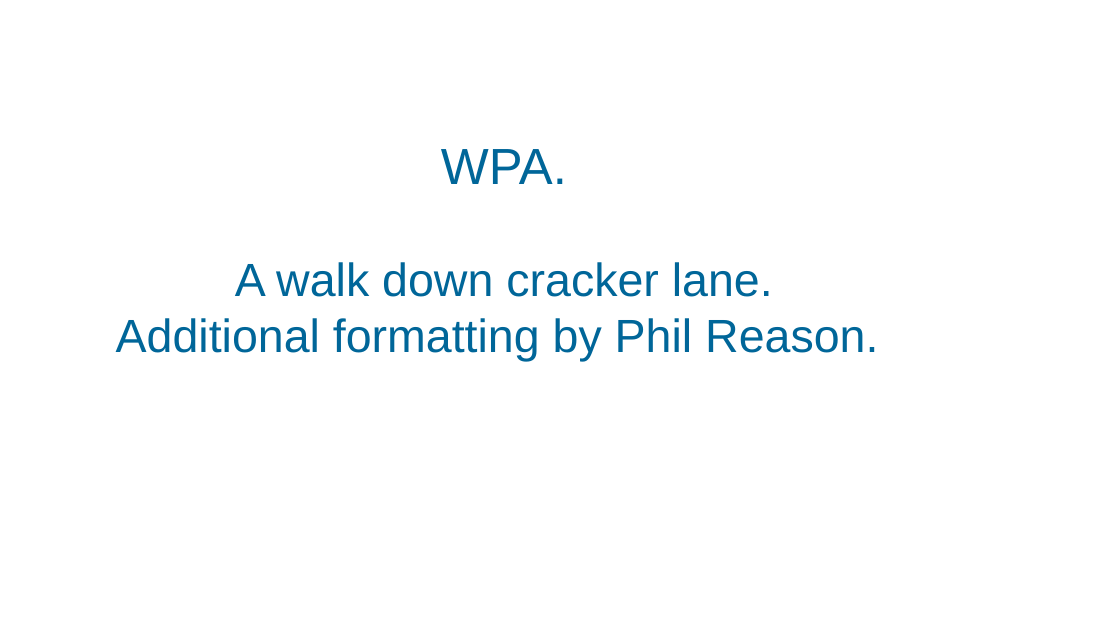
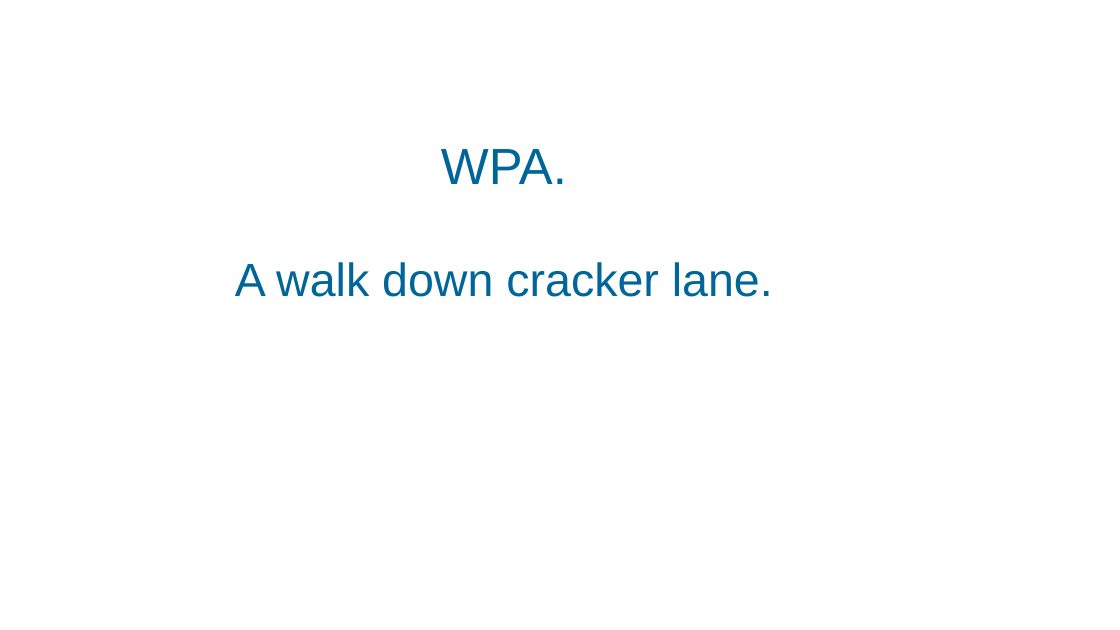
Before and after one commit to drforbin/WPA_crack_lecture, a slide deck: slide 1 of Merlyn_WPA_Crack_Hist_rev2.odp. Drawn at 1120x630 pixels with LibreOffice and Linux fonts; fonts in the diff are those of the drawing; background and template pictures are left out. Boxes give left, top, right and bottom in pixels: in the first picture for what was removed or moved away, otherwise in the second. Text is boxed around its words. In the diff, an @@ line names an element or a change of style, - is before the commit and + after.

```diff
--- a/Merlyn_WPA_Crack_Hist_rev2.odp
+++ b/Merlyn_WPA_Crack_Hist_rev2.odp
@@ title at (235,149,773,297): text changed @@
-WPA.
-A walk down cracker lane.
-Additional formatting by Phil Reason.
+WPA.
+A walk down cracker lane.
```
Also in this commit, not shown: 1 other slide changed, 1 other file.
